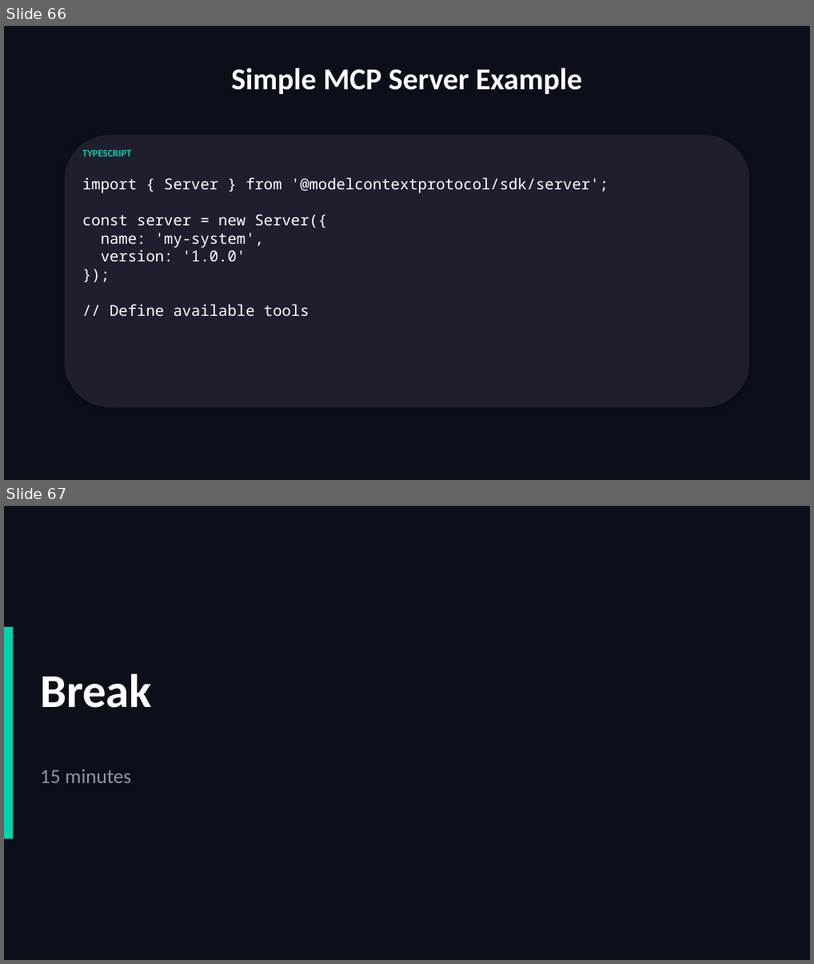
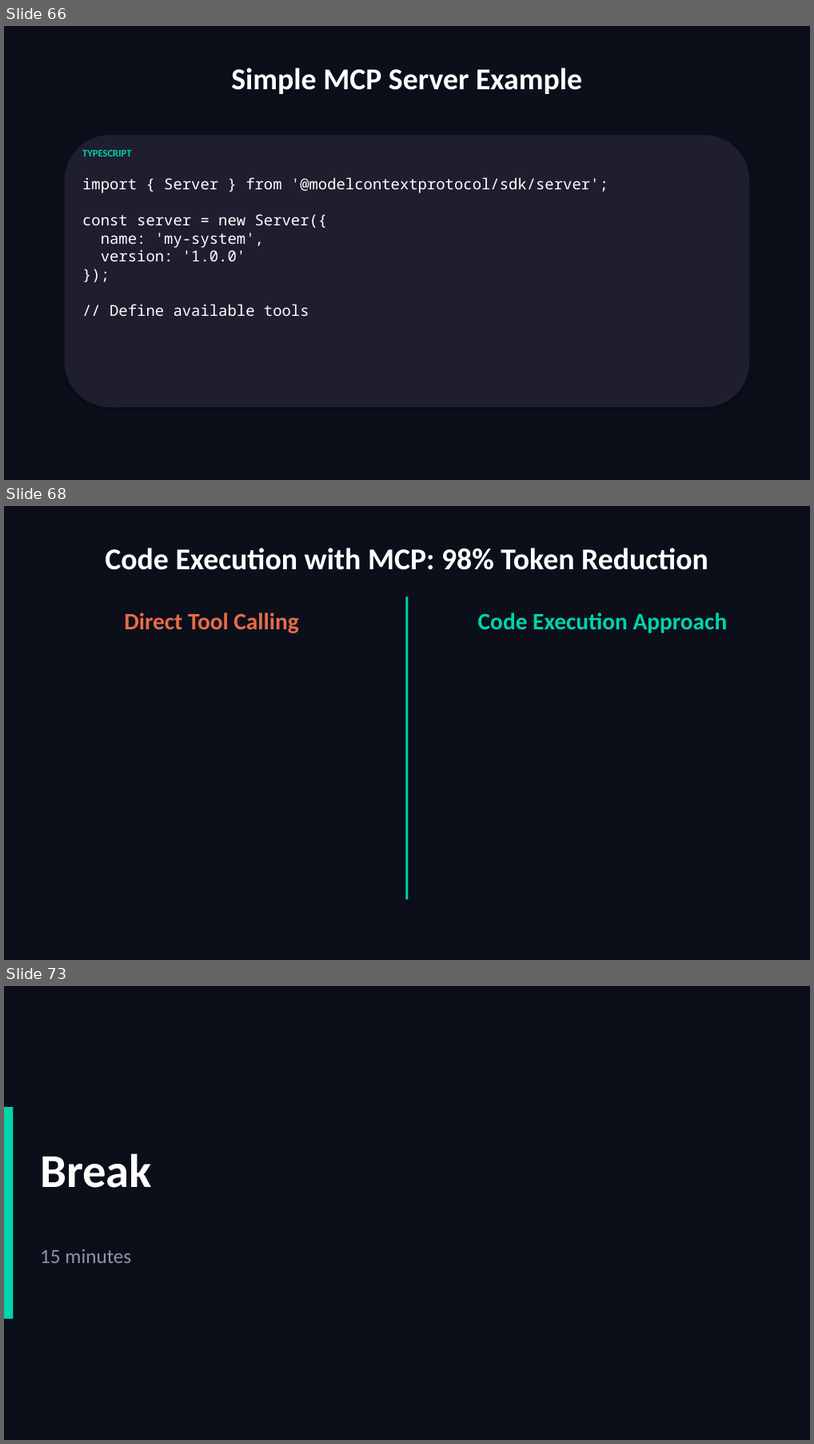
Before and after one commit to scottrhay/AIA-ClaudeCopilot, a slide deck: slides/Day3_Claude_Code_Advanced.pptx. Shown one above the other, each under a label of ours: slides 66 and 67 before the commit, slides 66, 68 and 73 after it; the slides between them are not shown. The pictures are 814x964 and 814x1444 pixels, drawn with LibreOffice and Linux fonts; fonts in the diff are those of the drawing. Boxes give left, top, right and bottom in pixels: in the first picture for what was removed or moved away, otherwise in the second. Text is boxed around its words. In the diff, an @@ line names an element or a change of style, - is before the commit and + after.

```diff
--- a/slides/Day3_Claude_Code_Advanced.pptx
+++ b/slides/Day3_Claude_Code_Advanced.pptx
@@ slide 68 added at [4,506,810,960], background #0B0F1A @@
@@ text added at [105,548,709,570], 36 pt, text #FFFFFF, bold @@
+Code Execution with MCP: 98% Token Reduction
@@ rectangle added at [406,596,409,900], fill #00D4AA @@
@@ text added at [124,612,298,633], 28 pt, text #E86B4A, bold @@
+Direct Tool Calling
@@ text added at [478,612,728,633], 28 pt, text #00D4AA, bold @@
+Code Execution Approach
@@ what was slide 67 is now slide 73 @@
```
Also in this commit, not shown: 5 other slides added.
